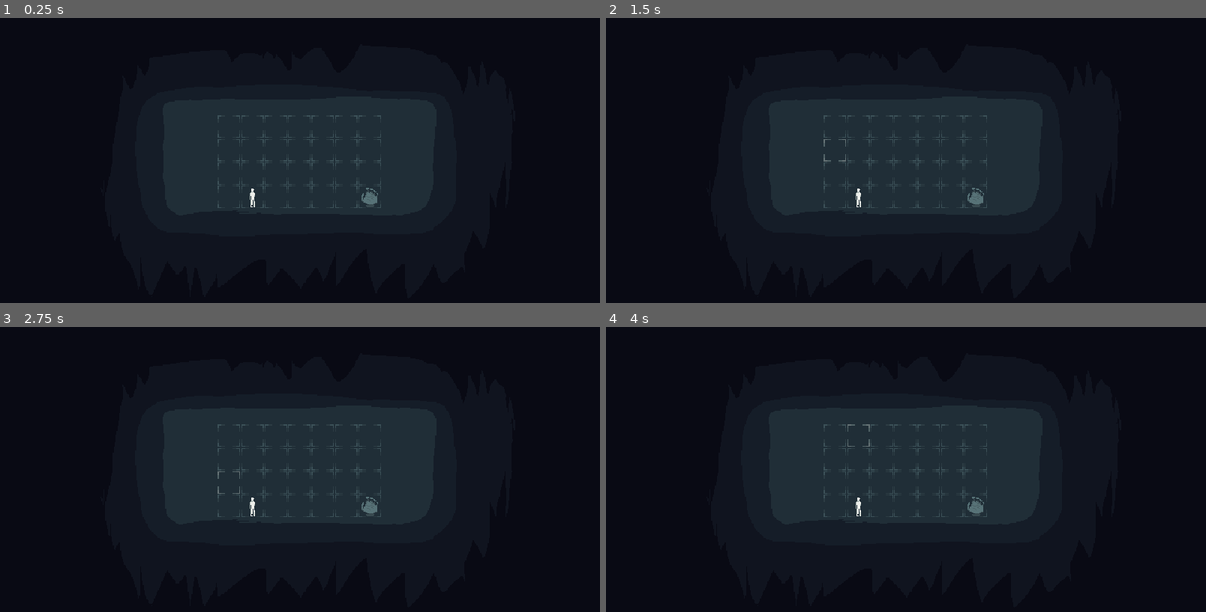
Above: before the commit, frames 1-4 (two rows, left to right).
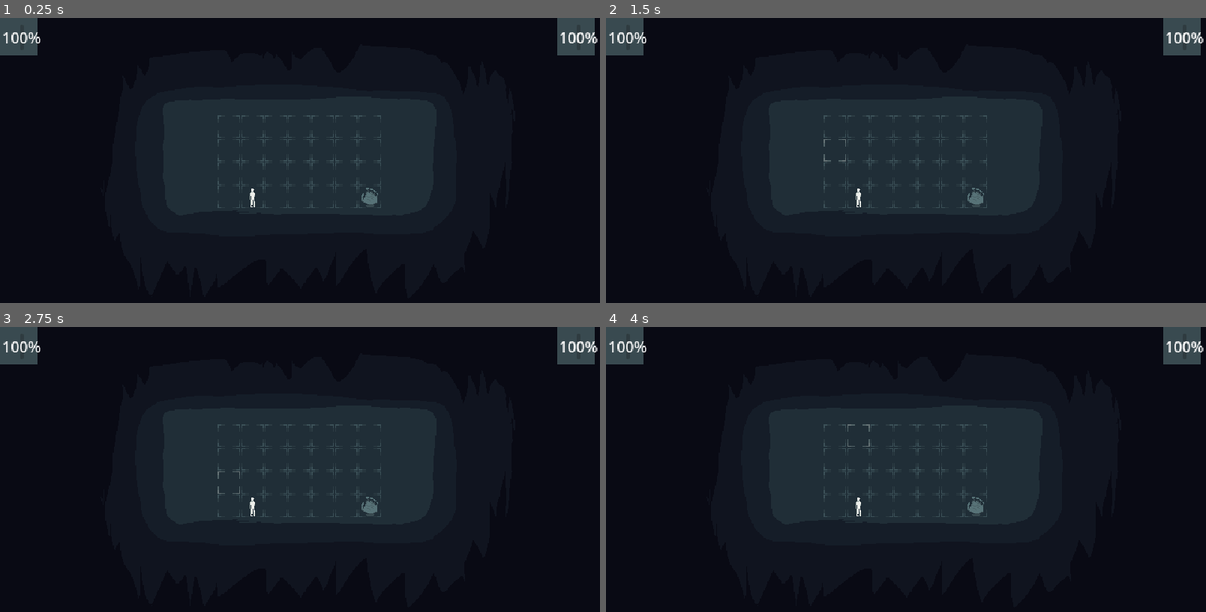
Above: after the commit, the same moments.

Repository: Boyquotes/palace-prototype
Game: Godot game, scene res://Scenes/test_area_2.tscn
Two runs of this game, one before a commit and one after it. Both use one fixed random seed, a clock stepped at 60 frames per second and the inputs below. The project has no main scene, so this scene is started directly.
Inputs (mouse positions are in pixels of both pictures, inside the frame that each line leads up to):
- Up to frame 1 (0.25 s): no input
- Up to frame 2 (1.5 s): tap Enter (ui_accept) at 0.5, 0.77, 1.25 s; move the mouse to (834, 126) at 0.52 s; hold Right (ui_right) from 0.53 s (still down); tap E (interact) at 0.6, 1.35 s; click (834, 126) at 0.67 s; move the mouse to (834, 149) at 1.27 s; click (834, 149) at 1.42 s
- Up to frame 3 (2.75 s): tap Enter (ui_accept) at 1.52, 2 s; move the mouse to (228, 480) at 2.02 s; release Right (ui_right) at 2.03 s; hold Left (ui_left) from 2.03 s (still down); tap E (interact) at 2.1 s; click (228, 480) at 2.17 s
- Up to frame 4 (4 s): tap Enter (ui_accept) at 2.75, 3.02, 3.5, 3.77 s; move the mouse to (834, 506) at 2.77 s; release Left (ui_left) at 2.78 s; hold Right (ui_right) from 2.78 s (still down); tap E (interact) at 2.85, 3.6 s; click (834, 506) at 2.92 s; move the mouse to (858, 435) at 3.52 s; click (858, 435) at 3.67 s

The runs differ from the first frame. In frame 1, 1.7% of the frame differs, in the area x 0-100%, y 0-14%; in frame 2, 1.7%; in frame 3, 1.7%; in frame 4, 1.7%.

Commit message:
rough build, almost complete

Diff:
--- a/Autoload/Global.gd
+++ b/Autoload/Global.gd
@@ -1,4 +1,6 @@
 extends Node
+
+const SFX_SCENE = preload('res://Scenes/sfx.tscn')
 
 var grid : Grid
 
@@ -6,3 +8,17 @@
 
 var units = {}
 var enemies = {}
+
+func play_sfx(path, _random=null, _range=null):
+	var s = load('res://Assets/Sounds/SFX/' + path)
+	var sfx = SFX_SCENE.instantiate()
+
+	if _random:
+		sfx.random = _random
+
+	if _range:
+		sfx.range = _range
+
+	sfx.stream = s
+
+	add_child(sfx)
--- /dev/null
+++ b/Autoload/bgm.gd
@@ -0,0 +1,13 @@
+extends AudioStreamPlayer
+
+var _tween : Tween
+
+func play_song(path):
+	stream = load('res://Assets/Sounds/Music/' + path)
+
+func duck():
+	#_tween = get_tree().create_tween()
+	pass
+
+func unduck():
+	pass
--- /dev/null
+++ b/Autoload/bgm.tscn
@@ -0,0 +1,7 @@
+[gd_scene load_steps=2 format=3 uid="uid://cnbsxh1w6b57v"]
+
+[ext_resource type="Script" path="res://Autoload/bgm.gd" id="1_xelmh"]
+
+[node name="BGM" type="AudioStreamPlayer"]
+bus = &"Music"
+script = ExtResource("1_xelmh")
--- a/Resources/System/UnitInfo.gd
+++ b/Resources/System/UnitInfo.gd
@@ -1,4 +1,17 @@
 # contains all info for a unit
-
 class_name UnitInfo
 extends Resource
+
+signal ui_update
+
+var max_health = 100
+var health = 100 : set = _set_health
+
+func _init(_health):
+	max_health = _health
+	health = _health
+
+func _set_health(value):
+	value = clamp(value, 0, max_health)
+	health = value
+	emit_signal('ui_update')
--- /dev/null
+++ b/SFX.gd
@@ -0,0 +1,15 @@
+extends AudioStreamPlayer
+
+var random = false
+var range = Vector2(0.8, 1.2)
+
+# Called when the node enters the scene tree for the first time.
+func _ready():
+	if random:
+		pitch_scale = randf_range(range.x, range.y)
+
+	play()
+
+
+func _on_finished():
+	queue_free()
--- a/Scenes/avatar.gd
+++ b/Scenes/avatar.gd
@@ -20,6 +20,8 @@
 
 # Called when the node enters the scene tree for the first time.
 func _ready():
+	if !unit_info:
+		unit_info = UnitInfo.new(100)
 	animation = &"idle"
 
 # need different trajectories depending on jump or run
@@ -71,6 +73,9 @@
 			Global.units[tile.grid_pos] = self
 			grid_pos = tile.grid_pos
 
+			if Global.enemies[_grid_pos]:
+				attack(Global.enemies[_grid_pos])
+
 		ACTIONS.LAND:
 			state = Constants.UNIT_STATES.IDLE
 			frame = 0
@@ -86,6 +91,8 @@
 			frame = 0
 			play("punch")
 			await animation_finished
+			if Global.enemies[_grid_pos]:
+				attack(Global.enemies[_grid_pos])
 			SignalBus.emit_signal('activate_grid')
 
 func available_actions():
@@ -115,3 +122,10 @@
 
 func move_parabolic(new_pos):
 	pass
+
+# attack and deal damage
+func attack(target):
+	target.take_damage(40)
+
+func take_damage(source):
+	unit_info.health -= source
--- a/Scenes/avatar.tscn
+++ b/Scenes/avatar.tscn
@@ -313,6 +313,6 @@
 
 [node name="avatar" type="AnimatedSprite2D" groups=["Units"]]
 sprite_frames = SubResource("SpriteFrames_2yxp0")
-animation = &"idle"
+animation = &"punch"
 autoplay = "idle"
 script = ExtResource("2_1sq1o")
--- a/Scenes/enemy.gd
+++ b/Scenes/enemy.gd
@@ -14,12 +14,14 @@
 var AI = preload("res://Resources/EnemyAI/EnemyAIBasic.gd").new()
 
 var current_state = STATES.IDLE
+var enemy_info : UnitInfo
 var decision : EnemyDecision
 
 var _tween : Tween
 
 func _ready():
-	pass
+	if !enemy_info:
+		enemy_info = UnitInfo.new(60)
 
 # make decision to display to player
 func make_decision():
@@ -73,6 +75,8 @@
 			if current_state == STATES.WINDUP:
 				current_state = STATES.IDLE
 				play("attack")
+				if Global.units[grid_pos]:
+					attack(Global.units[grid_pos])
 			else:
 				current_state = STATES.WINDUP
 				play("windup")
@@ -88,11 +92,11 @@
 	_tween.tween_callback(emit_signal.bind('continue_action'))
 
 # deal and take damage
-func attack():
-	pass
+func attack(target):
+	target.take_damage(20)
 
-func take_damage():
-	pass
+func take_damage(source):
+	enemy_info.health -= source
 
 
 func _on_animation_finished():
--- /dev/null
+++ b/Scenes/sfx.tscn
@@ -0,0 +1,9 @@
+[gd_scene load_steps=2 format=3 uid="uid://bnno4wypnmcs2"]
+
+[ext_resource type="Script" path="res://SFX.gd" id="1_d7d2p"]
+
+[node name="SFX" type="AudioStreamPlayer"]
+bus = &"SFX"
+script = ExtResource("1_d7d2p")
+
+[connection signal="finished" from="." to="." method="_on_finished"]
--- a/Scenes/test_area_2.gd
+++ b/Scenes/test_area_2.gd
@@ -43,6 +43,7 @@
 
 			Global.grid_to_tile[Vector2(i, j)] = new_tile
 			Global.units[Vector2(i, j)] = null
+			Global.enemies[Vector2(i, j)] = null
 
 	player_unit.grid_pos = Vector2(1, 3)
 	enemy_unit.grid_pos = Vector2(6, 3)
@@ -54,9 +55,14 @@
 	Global.enemies[enemy_unit.grid_pos] = enemy_unit
 
 	for enemy in Global.enemies.values():
-		enemy.make_decision()
+		if enemy:
+			enemy.make_decision()
 
 	initialize_buttons()
+	$UI/enemy_info_ui.unit_info = enemy_unit.enemy_info
+	$UI/unit_info_ui.unit_info = player_unit.unit_info
+	$UI/enemy_info_ui.initialize()
+	$UI/unit_info_ui.initialize()
 
 func initialize_buttons():
 	for unit in $Units.get_children():
--- a/Scenes/test_area_2.tscn
+++ b/Scenes/test_area_2.tscn
@@ -1,9 +1,10 @@
-[gd_scene load_steps=5 format=3 uid="uid://bn0lik8mvqxjj"]
+[gd_scene load_steps=6 format=3 uid="uid://bn0lik8mvqxjj"]
 
 [ext_resource type="Script" path="res://Scenes/test_area_2.gd" id="1_xsypj"]
 [ext_resource type="PackedScene" uid="uid://c2g18evrp28qx" path="res://Scenes/avatar.tscn" id="2_826df"]
 [ext_resource type="Texture2D" uid="uid://yih5c8q4txc8" path="res://Assets/Sprites/background.png" id="4_kn3kx"]
 [ext_resource type="PackedScene" uid="uid://dhc1stpa52ni6" path="res://Scenes/enemy.tscn" id="4_q3otb"]
+[ext_resource type="PackedScene" uid="uid://cviru8ahpq2r5" path="res://Scenes/unit_info_ui.tscn" id="5_bk8iw"]
 
 [node name="test_area2" type="Node2D"]
 script = ExtResource("1_xsypj")
@@ -31,7 +32,6 @@
 [node name="enemy" parent="Enemies" instance=ExtResource("4_q3otb")]
 
 [node name="Buttons" type="Control" parent="."]
-visible = false
 layout_mode = 3
 anchors_preset = 0
 offset_right = 640.0
@@ -44,3 +44,29 @@
 offset_top = 262.0
 offset_right = 466.0
 offset_bottom = 302.0
+
+[node name="UI" type="Control" parent="."]
+layout_mode = 3
+anchors_preset = 0
+offset_right = 640.0
+offset_bottom = 40.0
+mouse_filter = 2
+
+[node name="unit_info_ui" parent="UI" instance=ExtResource("5_bk8iw")]
+custom_minimum_size = Vector2(40, 40)
+layout_mode = 1
+anchors_preset = 0
+anchor_right = 0.0
+anchor_bottom = 0.0
+grow_horizontal = 1
+grow_vertical = 1
+
+[node name="enemy_info_ui" parent="UI" instance=ExtResource("5_bk8iw")]
+layout_mode = 1
+anchors_preset = 1
+anchor_left = 1.0
+anchor_bottom = 0.0
+offset_left = -46.0
+offset_right = -46.0
+grow_horizontal = 0
+grow_vertical = 1
--- /dev/null
+++ b/Scenes/unit_info_ui.gd
@@ -0,0 +1,21 @@
+extends Control
+
+var unit_info : UnitInfo
+
+@onready var bar = $ProgressBar
+
+# Called when the node enters the scene tree for the first time.
+func _ready():
+	pass
+
+func initialize():
+	bar.max_value = unit_info.health
+	bar.value = unit_info.health
+
+	unit_info.ui_update.connect(_on_UI_Update)
+
+func _on_UI_Update():
+	bar.value = unit_info.health
+
+func _on_mouse_entered():
+	print('mouse entered')
--- /dev/null
+++ b/Scenes/unit_info_ui.tscn
@@ -0,0 +1,25 @@
+[gd_scene load_steps=2 format=3 uid="uid://cviru8ahpq2r5"]
+
+[ext_resource type="Script" path="res://Scenes/unit_info_ui.gd" id="1_s2p3s"]
+
+[node name="unit_info_ui" type="Control"]
+layout_mode = 3
+anchors_preset = 15
+anchor_right = 1.0
+anchor_bottom = 1.0
+grow_horizontal = 2
+grow_vertical = 2
+script = ExtResource("1_s2p3s")
+
+[node name="ColorRect" type="ColorRect" parent="."]
+layout_mode = 0
+offset_right = 40.0
+offset_bottom = 40.0
+color = Color(0.223529, 0.290196, 0.313726, 1)
+
+[node name="ProgressBar" type="ProgressBar" parent="."]
+layout_mode = 0
+offset_left = 21.0
+offset_top = 7.0
+offset_right = 25.0
+offset_bottom = 34.0
--- /dev/null
+++ b/default_bus_layout.tres
@@ -0,0 +1,15 @@
+[gd_resource type="AudioBusLayout" format=3 uid="uid://duflb3lhiq3ax"]
+
+[resource]
+bus/1/name = &"SFX"
+bus/1/solo = false
+bus/1/mute = false
+bus/1/bypass_fx = false
+bus/1/volume_db = 0.0
+bus/1/send = &"Master"
+bus/2/name = &"Music"
+bus/2/solo = false
+bus/2/mute = false
+bus/2/bypass_fx = false
+bus/2/volume_db = 0.0
+bus/2/send = &"Master"
